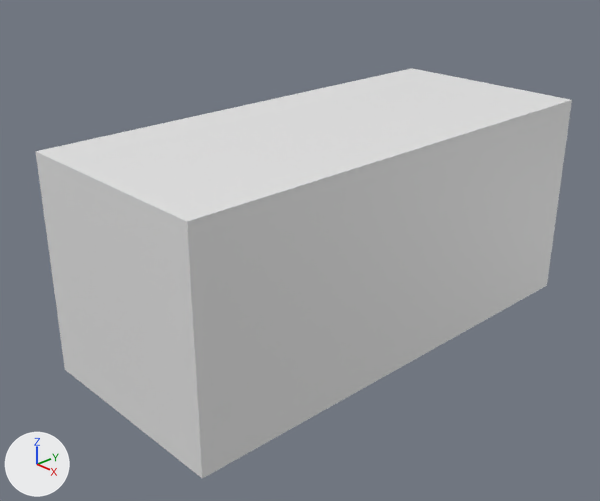
Before and after pictures for a commit that changed the Blender file Justin_Treasurechest.blend.
Before and after are seen from a 50 mm camera at (7.64, -7.74, 4.52) aimed at (-0.07, -0.52, -0.2). Every picture has the same lights, and +X, +Y and +Z are marked at lower left. The first picture is the older version.
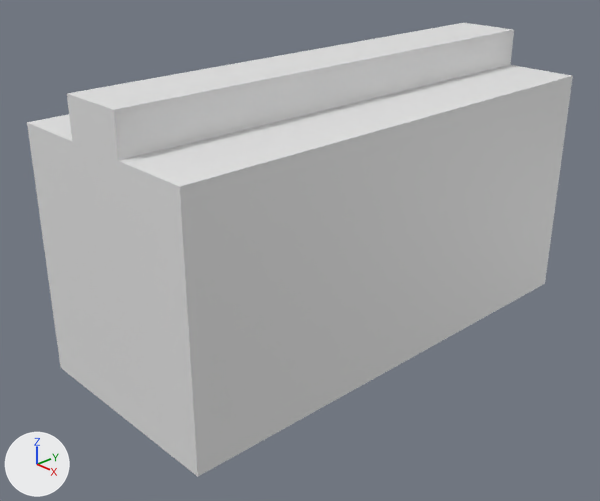
Changed parts and their boxes [x1, y1, x2, y2] in the pictures (600 x 501 px):
'Cube', reshaped, moved, modifiers changed (10% taller)
    before: [35, 68, 572, 479]
    after: [27, 23, 573, 477]

The change, as a diff of the scene's bpy script:
```diff
--- a/Justin_Treasurechest.blend.py
+++ b/Justin_Treasurechest.blend.py
@@ me_cube @@
 # used by ob_cube; location = (0.0, 0.0, 0.0); scale = (1.53, 3.49, 1.53)
-me_cube.from_pydata(...)  # 8 vertices, 6 faces; spans x -1.0..1.0, y -1.0..1.0, z -1.0..1.0
+me_cube.from_pydata(...)  # 27 vertices, 18 faces; spans x 0.0..1.0, y 0.0..1.0, z -1.0..1.55
+# me_cube part 1
+# 6 vertices are removed from x -1.0..1.0, y -1.0..1.0, z -1.0..1.0
+# 6 faces are deleted
+# 12 vertices are added at x 0.0..1.0, y 0.0..1.0, z -1.0..1.55
+# 8 new vertices lie (0.3, 0.0, 0.0) away from vertices in x 0.0, y 0.0..1.0, z -1.0..1.55
+# 5 new vertices lie (0.0, -1.0, 0.0) away from vertices in x 0.3..1.0, y 1.0, z -0.33..1.21
+# 18 new faces join them
 me_cube.materials.append(mat_material)
@@ ob_cube @@
 ob_cube = bpy.data.objects.new('Cube', me_cube)
-ob_cube.location = (0.0, 0.0, 0.0)
+ob_cube.location = (-0.01, -0.05, 0.05)
 ob_cube.scale = (1.53, 3.49, 1.53)
+_m = ob_cube.modifiers.new('Mirror', 'MIRROR')
+_m.use_axis = (True, True, False)
+_m.use_clip = True
```
